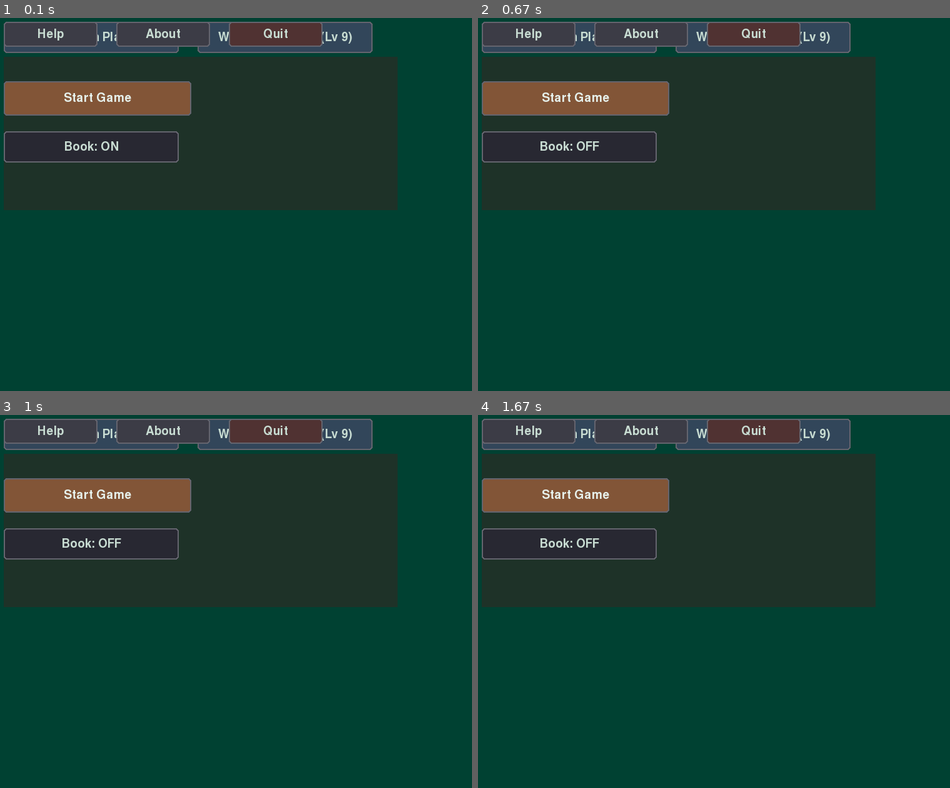
Above: before the commit, frames 1-4 (two rows, left to right).
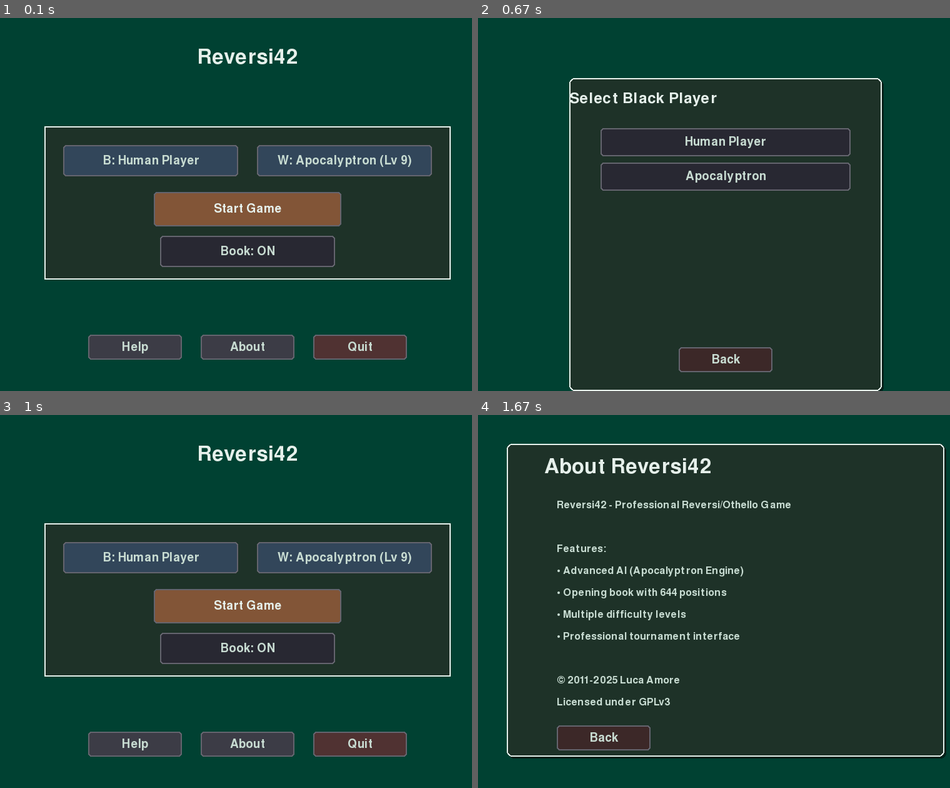
Above: after the commit, the same moments.

Repository: lookee/Reversi42
Game: pygame game, started from src/reversi42.py
Two runs of this game, one before a commit and one after it. Both use one fixed random seed, a clock stepped at 60 frames per second and the inputs below.
Inputs (mouse positions are in pixels of both pictures, inside the frame that each line leads up to):
- Up to frame 1 (0.1 s): no input
- Up to frame 2 (0.67 s): click (629, 159) at 0.38 s, where only the run after the commit has a clickable "B: Human Player"
- Up to frame 3 (1 s): click (245, 538) at 0.72 s, where only the run after the commit has a clickable "Human Player"
- Up to frame 4 (1.67 s): click (723, 649) at 1.05 s, where only the run after the commit has a clickable "Book: ON"; press the mouse at (723, 743) at 1.37 s; move the mouse to (742, 657) at 1.47 s; release the mouse at (761, 571) at 1.6 s

The runs differ from the first frame. In frame 1, 55% of the frame differs, in the area x 0-96%, y 1-92%; in frame 2, 54%; in frame 3, 55%; in frame 4, 59%, in the area x 0-100%, y 1-93%.

Commit message:
improved menu and other gui

Diff:
--- a/src/ui/implementations/pygame/components/menu.py
+++ b/src/ui/implementations/pygame/components/menu.py
@@ -124,20 +124,18 @@
         """Build main menu with perfect HBox/VBox layout"""
         from ui.widgets.base.container import VBox, HBox
 
-        # Main Container (VBox) - contiene tutto
-        main_container = VBox(
-            spacing=20,  # Spaziatura tra titolo e panel
-            x=0, y=0, width=self.width, height=self.height
-        )
-
-        # Titolo centrato (fuori dal panel)
+        # Titolo centrato (standalone)
         self.title_label = Label("Reversi42", font_size=48, color=MenuConfig.TITLE_COLOR)
-        main_container.add(self.title_label)
+        # Usa la larghezza reale del label per centrarlo correttamente
+        title_x = (self.width - self.title_label.rect.width) // 2
+        self.title_label.set_position(title_x, 50)
 
         # Panel (VBox) - contiene i bottoni di gioco
-        panel_container = VBox(spacing=25)
+        panel_container = VBox(spacing=15, align="center")
         panel_container.background_color = (30, 50, 40)
         panel_container.border_color = MenuConfig.TITLE_COLOR
+        panel_container.border_width = 2
+        panel_container.padding = 20
 
         # Players Row (HBox)
         players_row = HBox(spacing=30)
@@ -196,8 +194,10 @@
         )
         panel_container.add(self.opening_btn)
 
-        # Aggiungi il panel al main container
-        main_container.add(panel_container)
+        # Centra il panel sullo schermo
+        panel_x = (self.width - panel_container.rect.width) // 2
+        panel_y = (self.height - panel_container.rect.height) // 2
+        panel_container.set_position(panel_x, panel_y)
 
         # Sections Row (HBox) - Help, About, Quit
         sections_row = HBox(spacing=30)
@@ -232,13 +232,14 @@
         sections_row.add(self.help_btn)
         sections_row.add(self.about_btn)
         sections_row.add(self.quit_btn)
-        main_container.add(sections_row)
-
-        # Centra il main container
-        main_container.x = (self.width - main_container.width) // 2
-        main_container.y = (self.height - main_container.height) // 2
-
-        self.main_menu_panel = main_container
+
+        # Posiziona i bottoni in basso
+        sections_x = (self.width - sections_row.rect.width) // 2
+        sections_y = self.height - sections_row.rect.height - 40
+        sections_row.set_position(sections_x, sections_y)
+
+        self.main_menu_panel = panel_container
+        self.sections_row = sections_row
 
     def _build_player_selection_menu(self, player_color):
         """Build player selection submenu"""
@@ -545,10 +546,12 @@
                 else:
                     # Pass event to current widget
                     if self.current_screen == "main":
-                        # Handle title (above panel)
+                        # Handle title
                         self.title_label.handle_event(event)
-                        # Handle panel (contains all main menu widgets including bottom buttons)
+                        # Handle main panel
                         self.main_menu_panel.handle_event(event)
+                        # Handle bottom sections row
+                        self.sections_row.handle_event(event)
                     elif (
                         self.current_screen in ["player_select", "difficulty_select"]
                         and self.submenu_widget
@@ -563,8 +566,12 @@
             self.screen.fill(self.bg_color)
 
             if self.current_screen == "main":
-                # Render main menu panel (contains title, game buttons, and bottom buttons)
+                # Render title
+                self.title_label.render(self.screen)
+                # Render main menu panel
                 self.main_menu_panel.render(self.screen)
+                # Render bottom sections row
+                self.sections_row.render(self.screen)
             elif (
                 self.current_screen in ["player_select", "difficulty_select"]
                 and self.submenu_widget
--- a/src/ui/implementations/pygame/components/pause_menu.py
+++ b/src/ui/implementations/pygame/components/pause_menu.py
@@ -37,7 +37,7 @@
 
         # Theme colors
         self.bg_color = (0, 65, 50)
-        self.overlay_color = (0, 0, 0, 180)
+        self.overlay_color = (0, 100, 75, 180)  # Verde più chiaro semi-trasparente
 
         # Result
         self.result = None
@@ -61,25 +61,26 @@
         self.container.border_color = MenuConfig.TITLE_COLOR
 
         # Title (centered in panel)
-        title = Label("GAME PAUSED", x=0, y=30, font_size=56, color=MenuConfig.TITLE_COLOR)
-        # Center title horizontally
-        title.x = (menu_width - 300) // 2
+        title = Label("GAME PAUSED", font_size=56, color=MenuConfig.TITLE_COLOR)
+        # Center title horizontally using actual width
+        title_x = (menu_width - title.rect.width) // 2
+        title.set_position(title_x, 30)
         self.container.add(title)
 
         # Menu items (buttons) - centered in panel
         menu_items = [
-            ("Resume Game", "resume"),
-            ("Save Game", "save"),
-            ("Load Game", "load"),
-            ("Return to Menu", "menu"),
-            ("Exit Game", "exit"),
+            ("Resume Game", "resume", (40, 40, 50)),
+            ("Save Game", "save", (40, 40, 50)),
+            ("Load Game", "load", (40, 40, 50)),
+            ("Return to Menu", "menu", (40, 40, 50)),
+            ("Quit", "exit", (80, 50, 50)),  # Rosso scuro tendente al grigio
         ]
 
         button_width = 300
         button_x = (menu_width - button_width) // 2  # Center buttons horizontally
         y_pos = 130
 
-        for text, action in menu_items:
+        for text, action, color in menu_items:
             btn = Button(
                 text,
                 x=button_x,
@@ -87,7 +88,8 @@
                 width=button_width,
                 height=45,
                 on_click=lambda a=action: setattr(self, "result", a),
-                color=(40, 40, 50),
+                color=color,
+                hover_color=(color[0] + 20, color[1] + 10, color[2] + 10) if action != "exit" else (100, 60, 60),
                 text_color=MenuConfig.TEXT_COLOR,
             )
             self.container.add(btn)
--- a/src/ui/widgets/base/container.py
+++ b/src/ui/widgets/base/container.py
@@ -71,8 +71,14 @@
         if not self.visible:
             return
 
-        # Render background if set
-        self._render_background(surface)
+        # Render background if set (using absolute rect)
+        if self.background_color:
+            abs_rect = self.get_absolute_rect()
+            pygame.draw.rect(surface, self.background_color, abs_rect)
+
+        if self.border_color and self.border_width > 0:
+            abs_rect = self.get_absolute_rect()
+            pygame.draw.rect(surface, self.border_color, abs_rect, self.border_width)
 
         # Render all children
         for child in self.children:
@@ -107,17 +113,19 @@
     Arranges children vertically with configurable spacing.
     """
 
-    def __init__(self, children: Optional[List[Widget]] = None, spacing: int = 5, **kwargs):
+    def __init__(self, children: Optional[List[Widget]] = None, spacing: int = 5, align: str = "left", **kwargs):
         """
         Initialize VBox.
 
         Args:
             children: List of child widgets
             spacing: Space between children
+            align: Horizontal alignment - "left", "center", "right"
             **kwargs: Additional arguments (x, y, width, height) - set as attributes
         """
         super().__init__()
         self.spacing = spacing
+        self.align = align
 
         # Support legacy x, y, width, height parameters
         for key, value in kwargs.items():
@@ -139,10 +147,21 @@
         current_y = self.padding
         max_width = 0
 
-        for child in self.children:
-            child.set_position(self.padding, current_y)
+        # First pass: calculate max width
+        for child in self.children:
+            max_width = max(max_width, child.rect.width)
+
+        # Second pass: position children with alignment
+        for child in self.children:
+            if self.align == "center":
+                child_x = self.padding + (max_width - child.rect.width) // 2
+            elif self.align == "right":
+                child_x = self.padding + max_width - child.rect.width
+            else:  # left
+                child_x = self.padding
+
+            child.set_position(child_x, current_y)
             current_y += child.rect.height + self.spacing
-            max_width = max(max_width, child.rect.width)
 
         # Update container size
         if self.children:
--- a/src/ui/widgets/base/widget.py
+++ b/src/ui/widgets/base/widget.py
@@ -91,7 +91,9 @@
         Returns:
             True if point is inside widget bounds
         """
-        return self.rect.collidepoint(x, y)
+        # Use absolute rect for collision detection
+        abs_rect = self.get_absolute_rect()
+        return abs_rect.collidepoint(x, y)
 
     def get_absolute_rect(self) -> pygame.Rect:
         """
--- a/src/ui/widgets/primitives/button.py
+++ b/src/ui/widgets/primitives/button.py
@@ -68,6 +68,9 @@
         if not self.visible:
             return
 
+        # Get absolute rect for rendering
+        abs_rect = self.get_absolute_rect()
+
         # Determine color based on state
         if self.pressed:
             color = self.color_pressed
@@ -77,12 +80,12 @@
             color = self.color_normal
 
         # Draw button background
-        pygame.draw.rect(surface, color, self.rect, border_radius=5)
-        pygame.draw.rect(surface, self.color_border, self.rect, 2, border_radius=5)
+        pygame.draw.rect(surface, color, abs_rect, border_radius=5)
+        pygame.draw.rect(surface, self.color_border, abs_rect, 2, border_radius=5)
 
         # Render text centered
         text_surface = self.font.render(self.text, True, self.color_text)
-        text_rect = text_surface.get_rect(center=self.rect.center)
+        text_rect = text_surface.get_rect(center=abs_rect.center)
         surface.blit(text_surface, text_rect)
 
     def handle_event(self, event: pygame.event.Event) -> bool:
--- a/src/ui/widgets/primitives/label.py
+++ b/src/ui/widgets/primitives/label.py
@@ -63,9 +63,12 @@
         if not self.visible:
             return
 
+        # Get absolute rect for rendering
+        abs_rect = self.get_absolute_rect()
+
         # Render text
         text_surface = self.font.render(self.text, True, self.color)
-        surface.blit(text_surface, (self.rect.x, self.rect.y))
+        surface.blit(text_surface, (abs_rect.x, abs_rect.y))
 
     def set_text(self, text: str):
         """
--- a/src/ui/widgets/primitives/panel.py
+++ b/src/ui/widgets/primitives/panel.py
@@ -64,9 +64,12 @@
         if not self.visible:
             return
 
+        # Get absolute rect for rendering
+        abs_rect = self.get_absolute_rect()
+
         # Draw shadow if enabled
         if self.shadow:
-            shadow_rect = self.rect.move(self.shadow_offset, self.shadow_offset)
+            shadow_rect = abs_rect.move(self.shadow_offset, self.shadow_offset)
             shadow_surface = pygame.Surface(
                 (shadow_rect.width, shadow_rect.height), pygame.SRCALPHA
             )
@@ -80,7 +83,7 @@
 
         # Draw background
         pygame.draw.rect(
-            surface, self.background_color, self.rect, border_radius=self.border_radius
+            surface, self.background_color, abs_rect, border_radius=self.border_radius
         )
 
         # Draw border
@@ -88,7 +91,7 @@
             pygame.draw.rect(
                 surface,
                 self.border_color,
-                self.rect,
+                abs_rect,
                 self.border_width,
                 border_radius=self.border_radius,
             )
Not shown, added: src/infrastructure/saves/Cancel.xot
